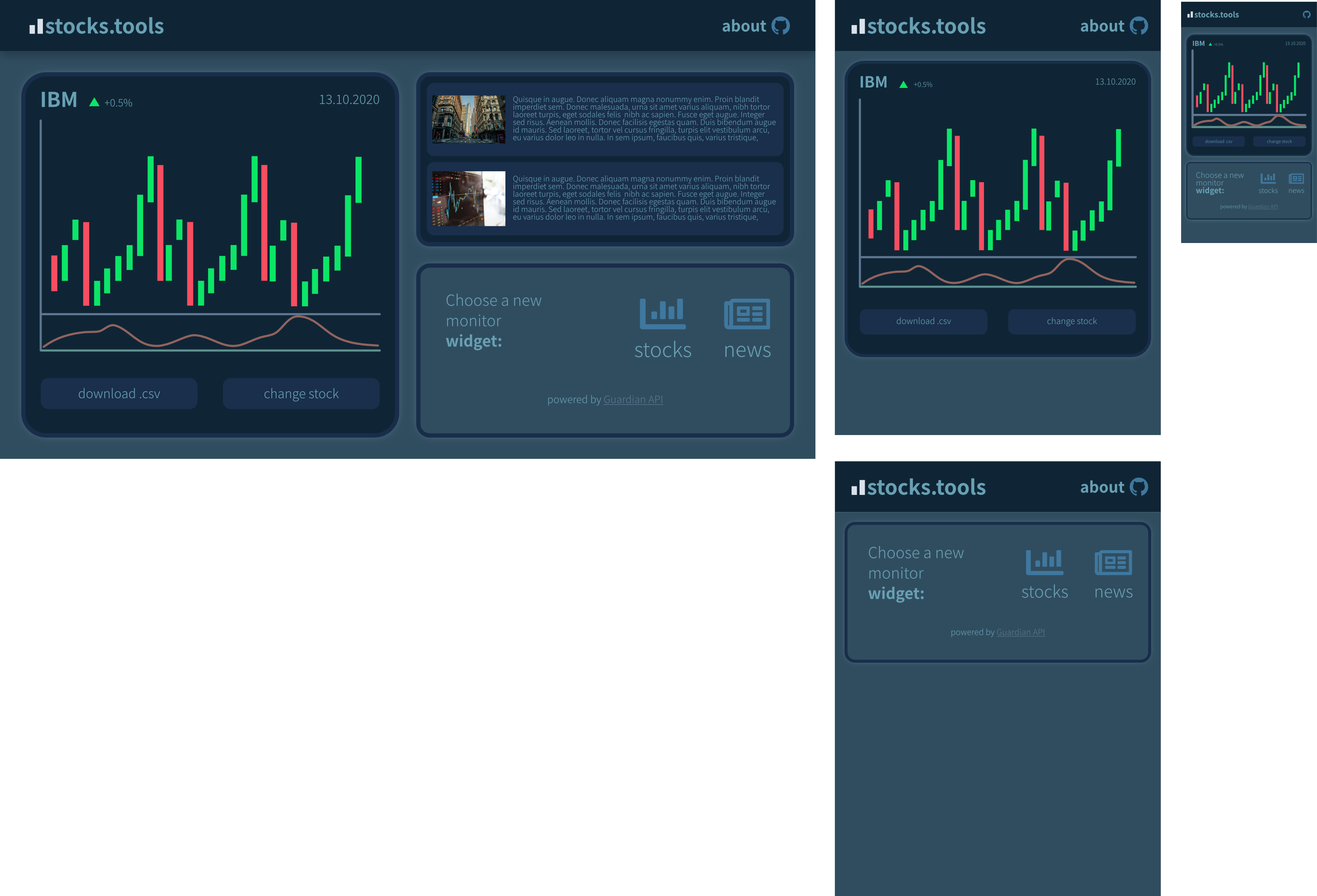
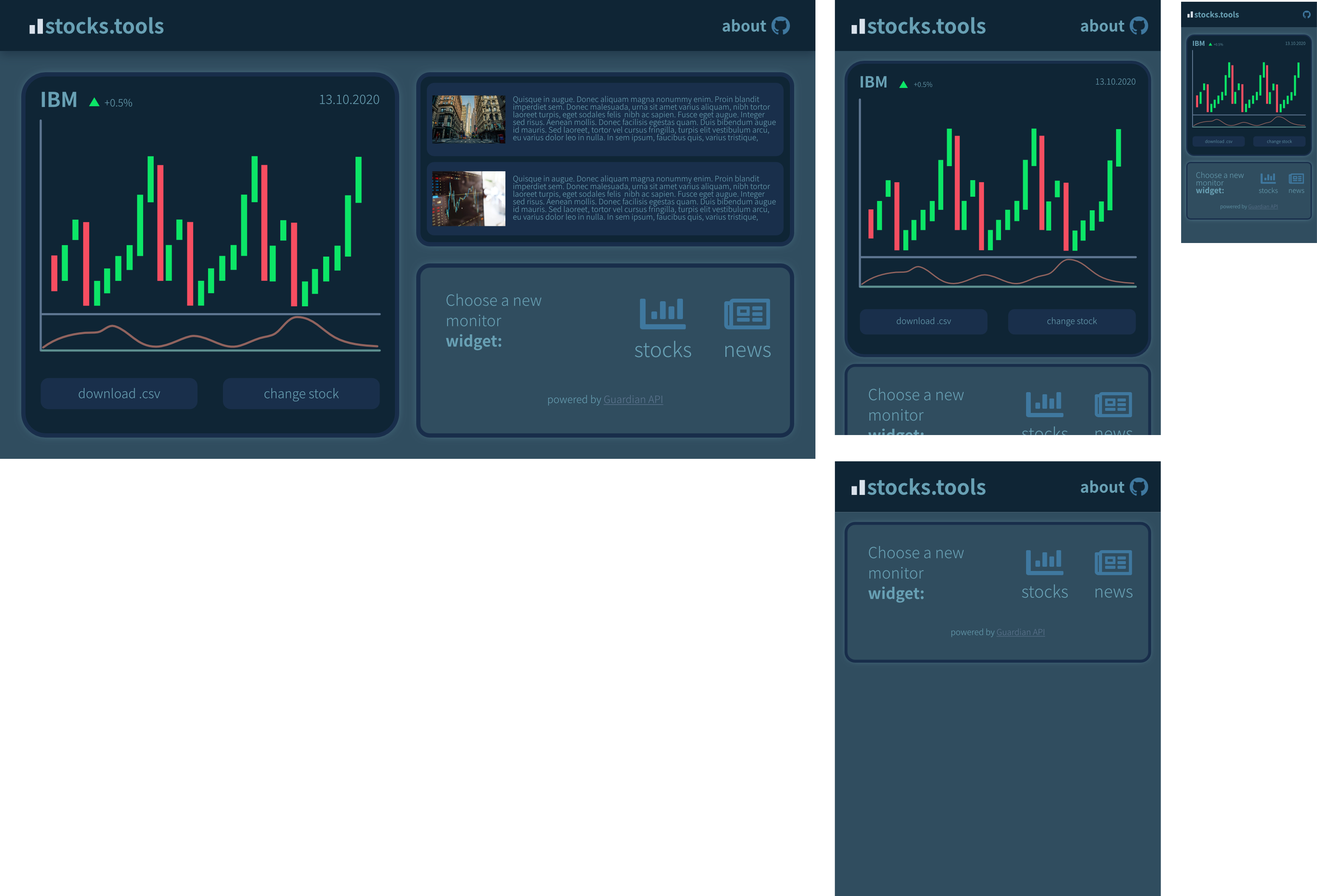
Before/after of a 1317 x 896 layered artwork. What changed in the layer stack:
moved (unnamed layer) (7th of 202, in "iPad 9.7' - 2" › "start widget" › (unnamed layer) › (unnamed layer) › (unnamed layer)) in the stack, painted on it, unmasked it over [861, 257, 1136, 435]
moved (unnamed layer) (25th of 202, in "iPad 9.7'" › "chart widget" › (unnamed layer) › (unnamed layer)) in the stack, painted on it, masked it over [867, 257, 1122, 435]
moved (unnamed layer) (26th of 202, in "iPad 9.7'" › "chart widget" › (unnamed layer) › (unnamed layer)) in the stack, painted on it over [859, 257, 1113, 435]
moved (unnamed layer) (27th of 202, in "iPad 9.7'" › "chart widget" › (unnamed layer) › (unnamed layer)) in the stack, painted on it over [851, 257, 1105, 435]
moved (unnamed layer) (29th of 202, in "iPad 9.7'" › "chart widget" › (unnamed layer) › (unnamed layer)) in the stack, painted on it, masked it over [841, 257, 1155, 435]
moved (unnamed layer) (61st of 202, in "iPad 9.7'" › "chart widget") into group "chart widget", painted on it, unmasked it over [850, 257, 1146, 363]
moved (unnamed layer) (66th of 202, in "iPad 9.7'" › "start widget" › (unnamed layer) › (unnamed layer) › (unnamed layer)) in the stack, painted on it, unmasked it over [868, 257, 1133, 435]
moved (unnamed layer) (68th of 202, in "iPad 9.7'" › "start widget" › (unnamed layer) › (unnamed layer) › (unnamed layer)) in the stack, painted on it, unmasked it over [859, 257, 1137, 435]
renamed (unnamed layer) to "chart-bar-solid", moved it in the stack, painted on it, unmasked it over [858, 259, 1064, 418]
moved (unnamed layer) (69th of 202, in "iPad 9.7'" › "start widget") into group "start widget", painted on it over [860, 264, 1046, 435]
moved (unnamed layer) (70th of 202, in "iPad 9.7'" › "start widget") into group "start widget", painted on it over [841, 257, 1155, 435]
…and 25 more changes (6 added, 6 mask, 18 painted, 2 renamed, 13 stack)
